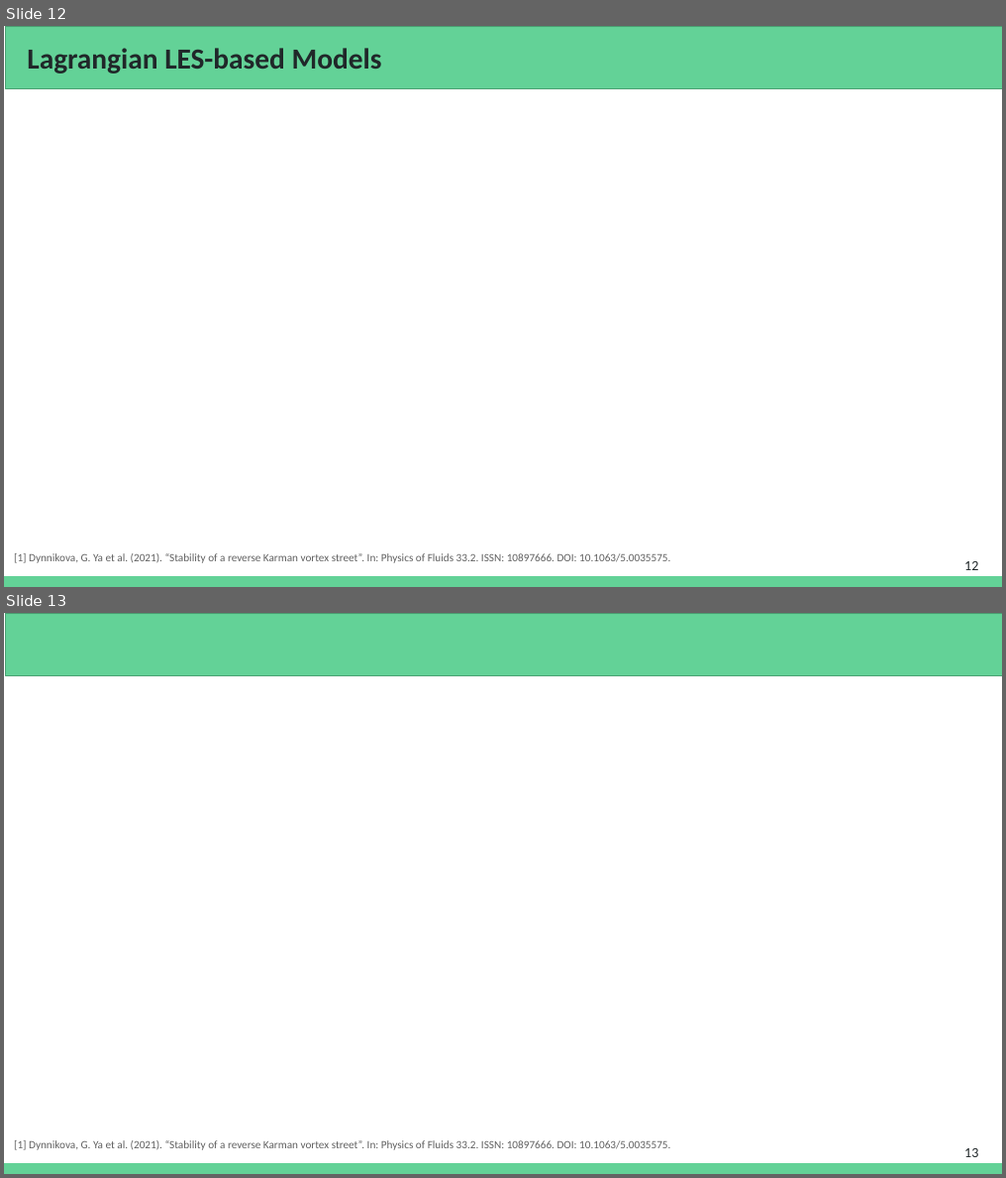
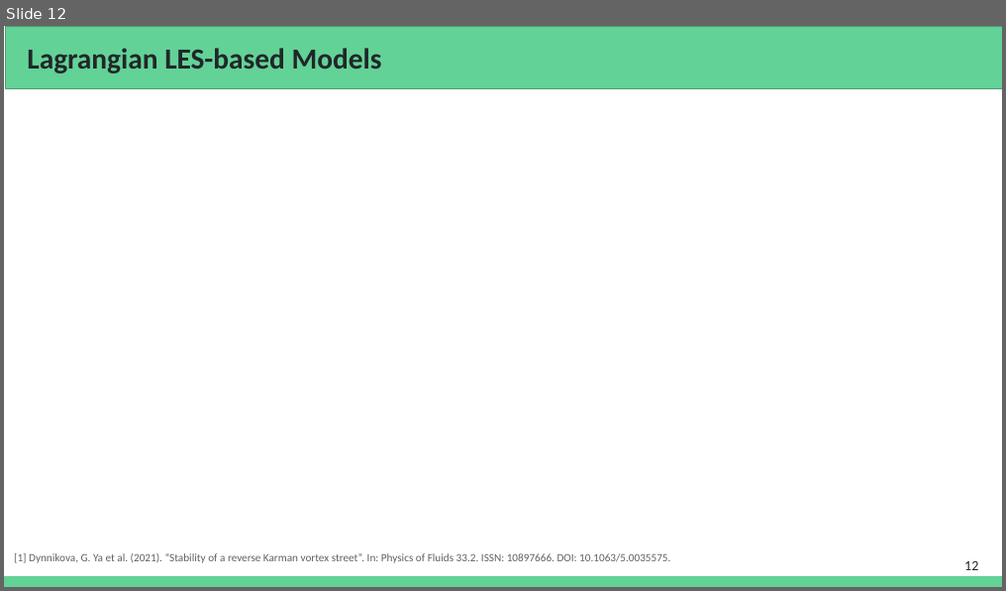
Before and after one commit to Prajwal-Prathiksh/ddp-thesis, a slide deck: report/DDP Stage I - 2022.pptx. Shown one above the other, each under a label of ours: slides 12 and 13 before the commit, slide 12 after it. The pictures are 1006x1178 and 1006x591 pixels, drawn with LibreOffice and Linux fonts; fonts in the diff are those of the drawing; grey boxes stand for pictures. Boxes give left, top, right and bottom in pixels: in the first picture for what was removed or moved away, otherwise in the second. Text is boxed around its words. In the diff, an @@ line names an element or a change of style, - is before the commit and + after.

```diff
--- a/report/DDP Stage I - 2022.pptx
+++ b/report/DDP Stage I - 2022.pptx
@@ slide 13 removed at <box>4,613,1002,1174</box>, background #FFFFFF; not listed: 1 template element that a slide beside it also shows @@
@@ rectangle removed at <box>5,613,1002,676</box> @@
@@ text removed at <box>14,1141,670,1151</box> @@
-[1] Dynnikova, G. Ya et al. (2021). “Stability of a reverse Karman vortex street”. In: Physics of Fluids 33.2. ISSN: 10897666. DOI: 10.1063/5.0035575.
@@ page number removed at <box>964,1149,978,1157</box> @@
-13
```
Also in this commit, not shown: 5 slides changed, 3 slides added, 6 other slides removed.
